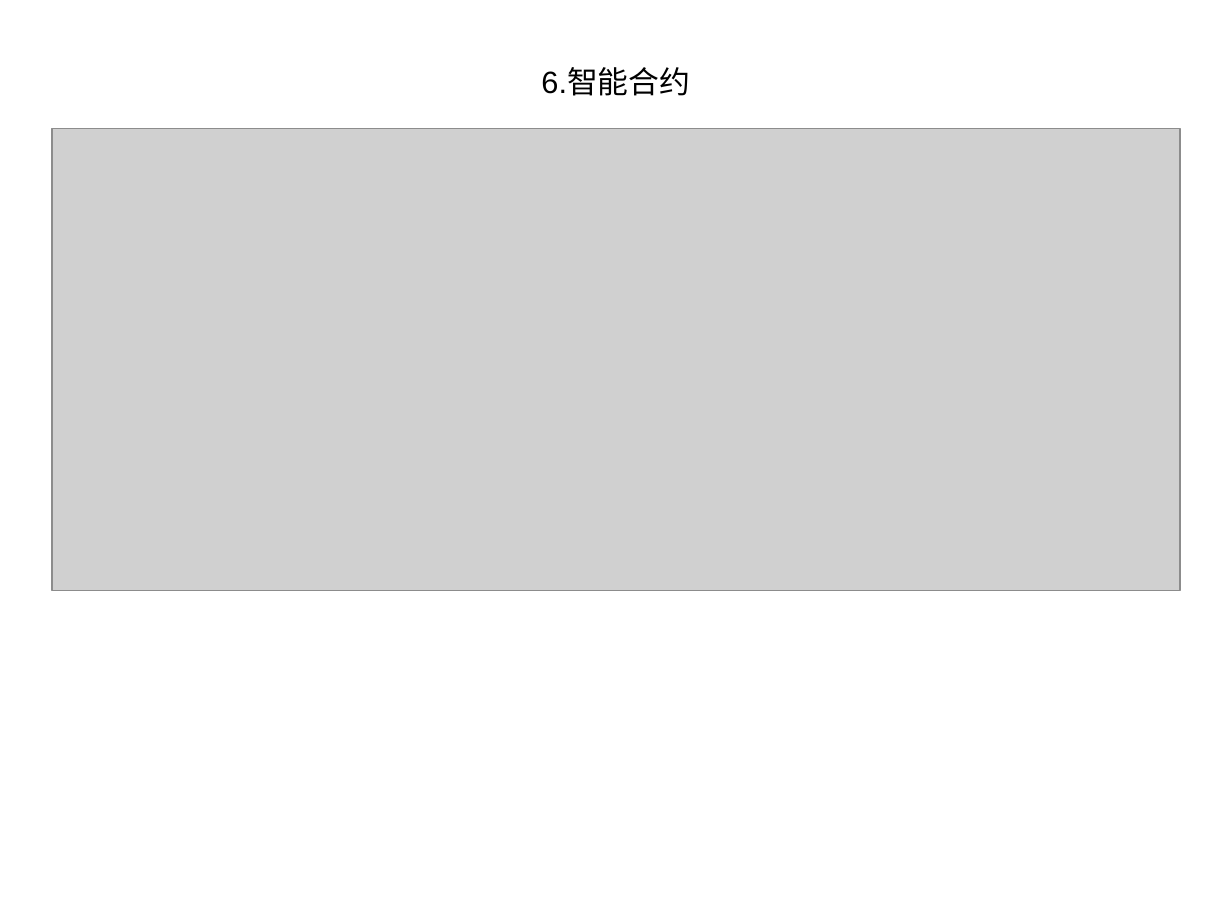
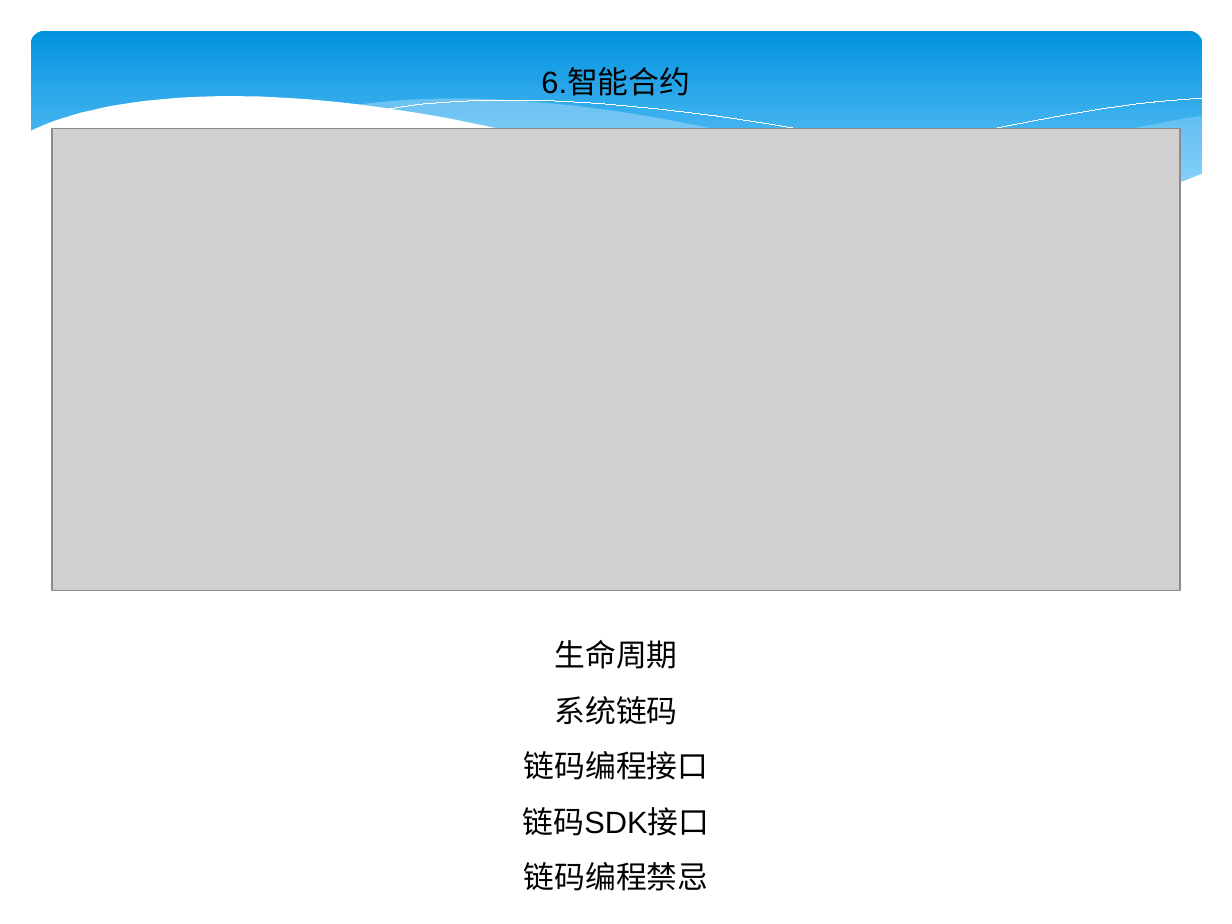
Before and after one commit to 382303784/hyperledger-fabric, a slide deck: slide 9 of fabric.ppt. Drawn at 1232x924 pixels with LibreOffice and Linux fonts; fonts in the diff are those of the drawing; grey boxes stand for pictures. Boxes give left, top, right and bottom in pixels: in the first picture for what was removed or moved away, otherwise in the second. Text is boxed around its words. In the diff, an @@ line names an element or a change of style, - is before the commit and + after.

```diff
--- a/fabric.ppt
+++ b/fabric.ppt
@@ rounded rectangle added at <box>31,31,1202,223</box>, fill gradient #0293E0 to #83D3FE @@
@@ group added at <box>28,96,1204,276</box>: 5 freeform shapes @@
@@ text added at <box>523,640,710,891</box>, 18 pt, text #000000 @@
+生命周期
+系统链码
+链码编程接口
+链码SDK接口
+链码编程禁忌
```
Also in this commit, not shown: 19 other slides changed, 4 slides added, 1 slide removed, 1 other file.
